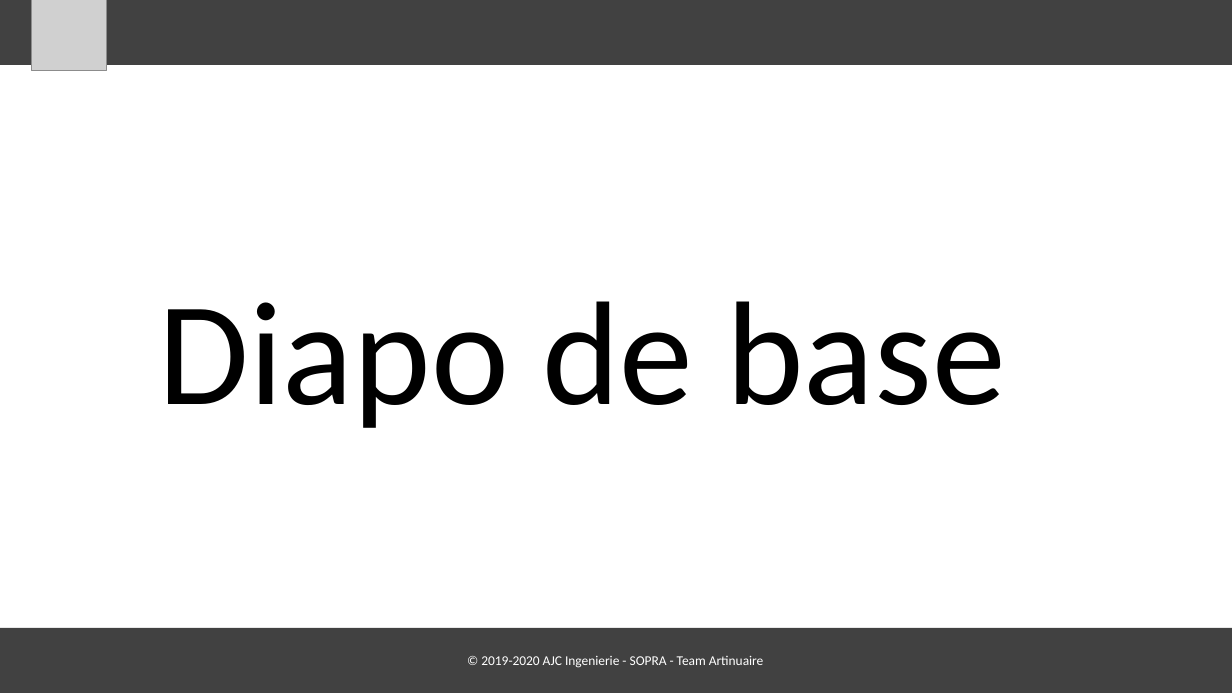
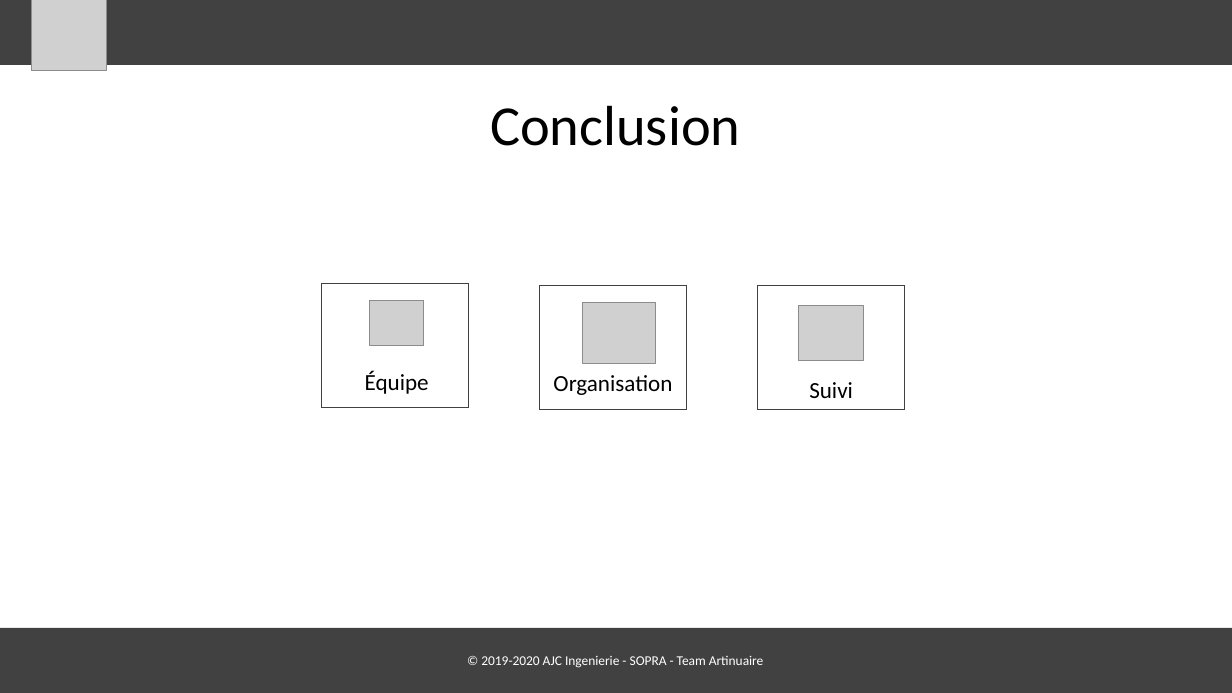
Before and after one commit to alredinor/diapo, a slide deck: slide 10 of alban.pptx. Drawn at 1232x693 pixels with LibreOffice and Linux fonts; fonts in the diff are those of the drawing; grey boxes stand for pictures. Boxes give left, top, right and bottom in pixels: in the first picture for what was removed or moved away, otherwise in the second. Text is boxed around its words. In the diff, an @@ line names an element or a change of style, - is before the commit and + after.

```diff
--- a/alban.pptx
+++ b/alban.pptx
@@ text added at (x1=490, y1=105, x2=740, y2=146), 44 pt, text #000000 @@
+Conclusion
@@ rectangle added at (x1=322, y1=284, x2=469, y2=408), outline #414141 1 pt @@
@@ rectangle added at (x1=540, y1=286, x2=687, y2=409), outline #414141 1 pt @@
@@ rectangle added at (x1=758, y1=286, x2=905, y2=409), outline #414141 1 pt @@
@@ text removed at (x1=158, y1=301, x2=1005, y2=428) @@
-Diapo de base
@@ picture added at (x1=370, y1=300, x2=424, y2=346) @@
@@ picture added at (x1=583, y1=302, x2=655, y2=364) @@
@@ picture added at (x1=799, y1=306, x2=864, y2=361) @@
@@ text added at (x1=365, y1=370, x2=429, y2=394), 18 pt, text #000000 @@
+Équipe
@@ text added at (x1=553, y1=375, x2=672, y2=395), 18 pt, text #000000 @@
+Organisation
@@ text added at (x1=809, y1=382, x2=853, y2=398), 18 pt, text #000000 @@
+Suivi
```
Also in this commit, not shown: 5 other slides changed, 1 slide added, 1 slide removed.
